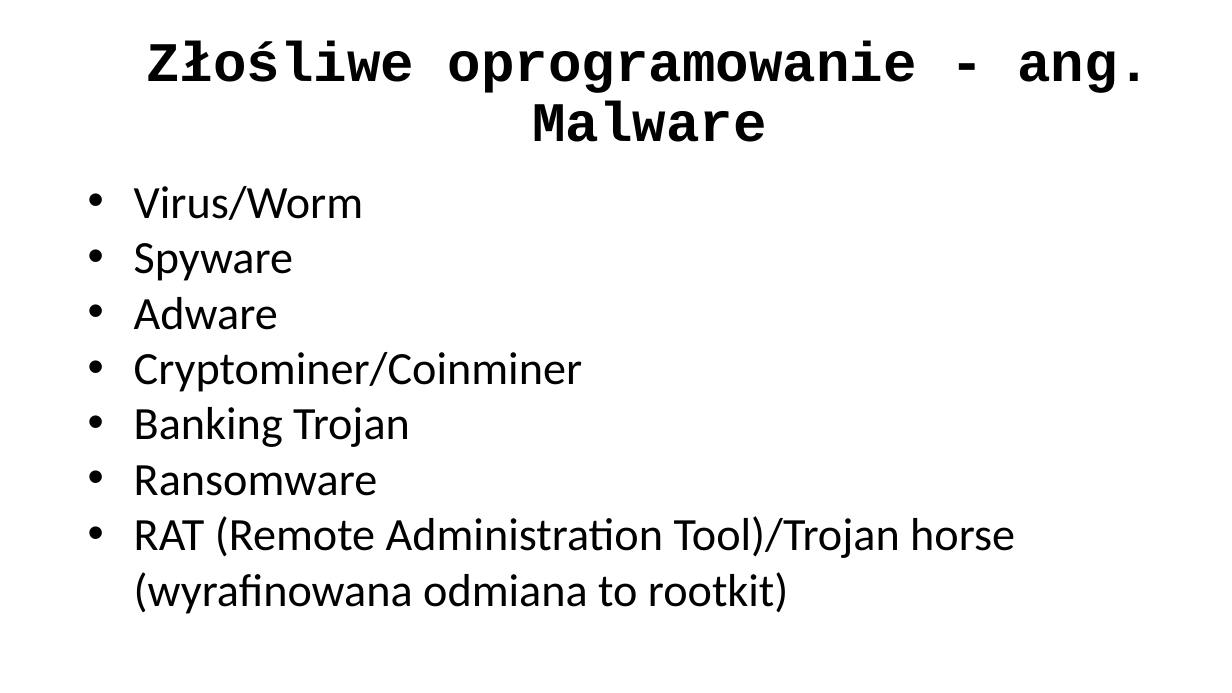
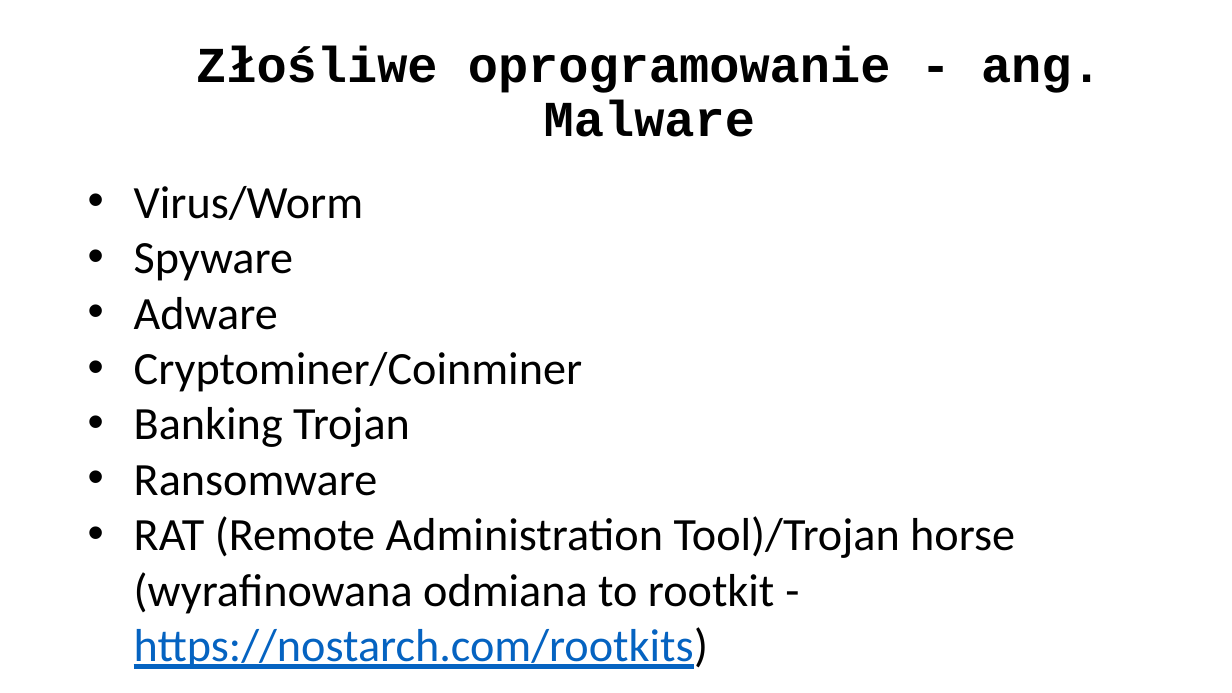
Before and after one commit to ewilded/DFIR, a slide deck: slide 18 of 3_Bezpieczenstwo_ofensywne.pptx. Drawn at 1232x693 pixels with LibreOffice and Linux fonts; fonts in the diff are those of the drawing. Boxes give left, top, right and bottom in pixels: in the first picture for what was removed or moved away, otherwise in the second. Text is boxed around its words. In the diff, an @@ line names an element or a change of style, - is before the commit and + after.

```diff
--- a/3_Bezpieczenstwo_ofensywne.pptx
+++ b/3_Bezpieczenstwo_ofensywne.pptx
@@ title "Złośliwe oprogramowanie - ang. Malware" at [196, 46, 1102, 137]: size 43.6 to 39.2 pt @@
@@ text at [134, 516, 1015, 669]: text changed @@
-• RAT (Remote Administration Tool)/Trojan horse (wyrafinowana odmiana to rootkit)
+• RAT (Remote Administration Tool)/Trojan horse (wyrafinowana odmiana to rootkit - https://nostarch.com/rootkits)
```
Also in this commit, not shown: 15 other slides changed, 5 other files.
